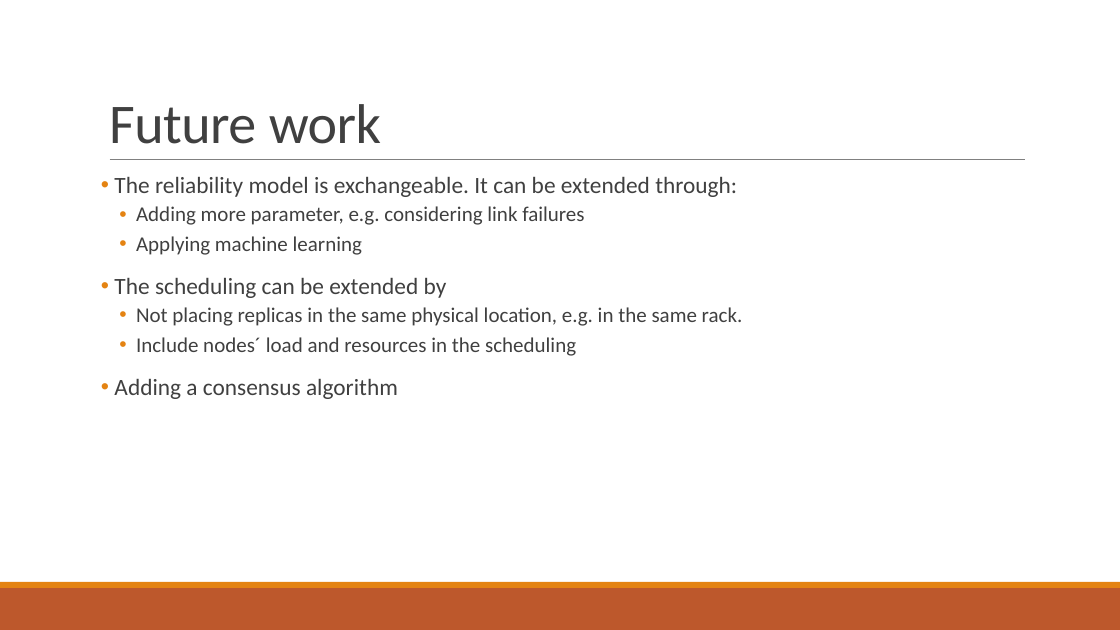
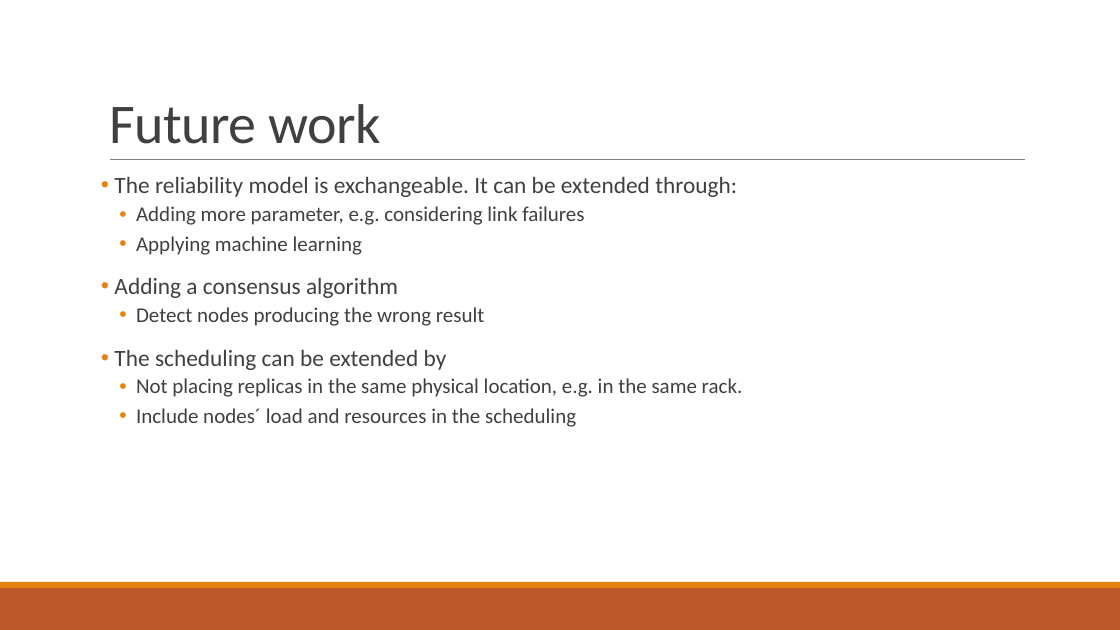
Before and after one commit to PStahl/master_thesis, a slide deck: slide 54 of presentation/presentation.pptx. Drawn at 1120x630 pixels with LibreOffice and Linux fonts; fonts in the diff are those of the drawing. Boxes give left, top, right and bottom in pixels: in the first picture for what was removed or moved away, otherwise in the second. Text is boxed around its words. In the diff, an @@ line names an element or a change of style, - is before the commit and + after.

Commit message:
Added to presentation

```diff
--- a/presentation/presentation.pptx
+++ b/presentation/presentation.pptx
@@ text at bbox=[114, 278, 485, 326]: paragraphs added @@
+• Adding a consensus algorithm
+  • Detect nodes producing the wrong result
@@ text at bbox=[114, 379, 398, 399]: paragraph removed @@
-• Adding a consensus algorithm
```
Also in this commit, not shown: 4 slides added.
